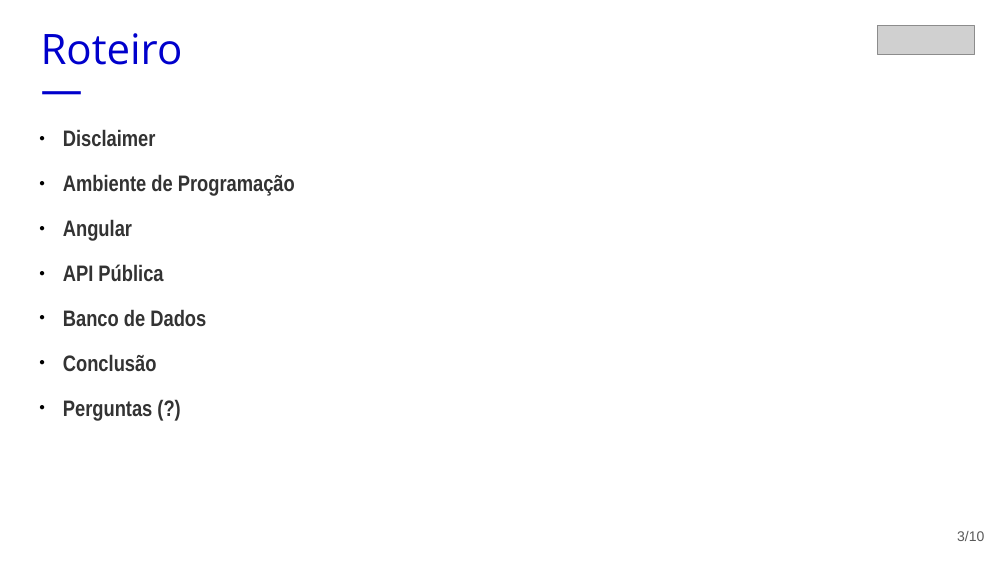
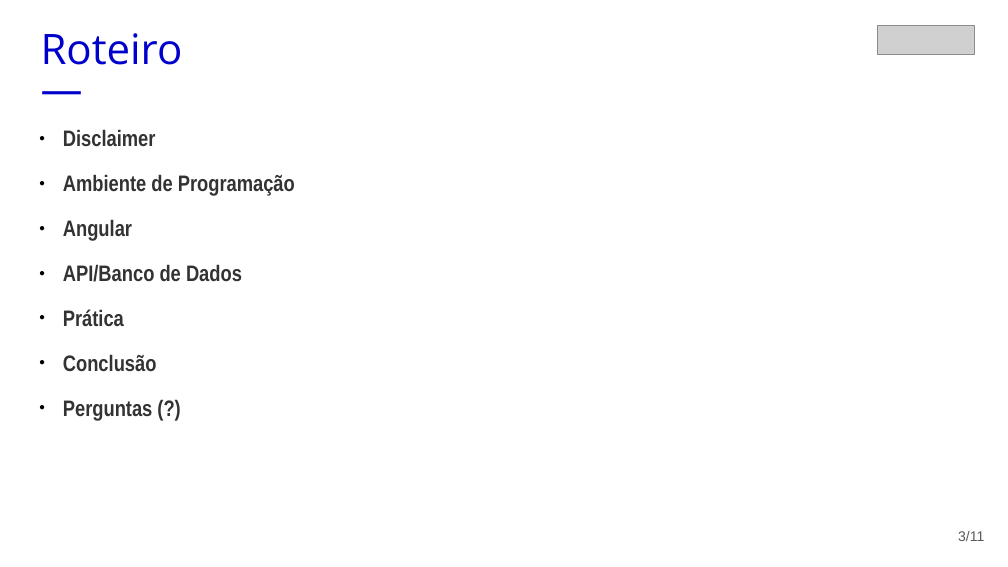
Before and after one commit to nilsonsmf/workshopsd, a slide deck: slide 3 of docs/workshop-sd-presentation.odp. Drawn at 1008x567 pixels with LibreOffice and Linux fonts; fonts in the diff are those of the drawing; grey boxes stand for pictures. Boxes give left, top, right and bottom in pixels: in the first picture for what was removed or moved away, otherwise in the second. Text is boxed around its words. In the diff, an @@ line names an element or a change of style, - is before the commit and + after.

```diff
--- a/docs/workshop-sd-presentation.odp
+++ b/docs/workshop-sd-presentation.odp
@@ text at (63, 264, 242, 326): text changed @@
-● API Pública
-● Banco de Dados
+● API/Banco de Dados
+● Prática
@@ page number at (958, 531, 984, 541): text changed @@
-3/10
+3/11
```
Also in this commit, not shown: 3 other slides changed, 2 slides added, 1 slide removed, 1 other file.
